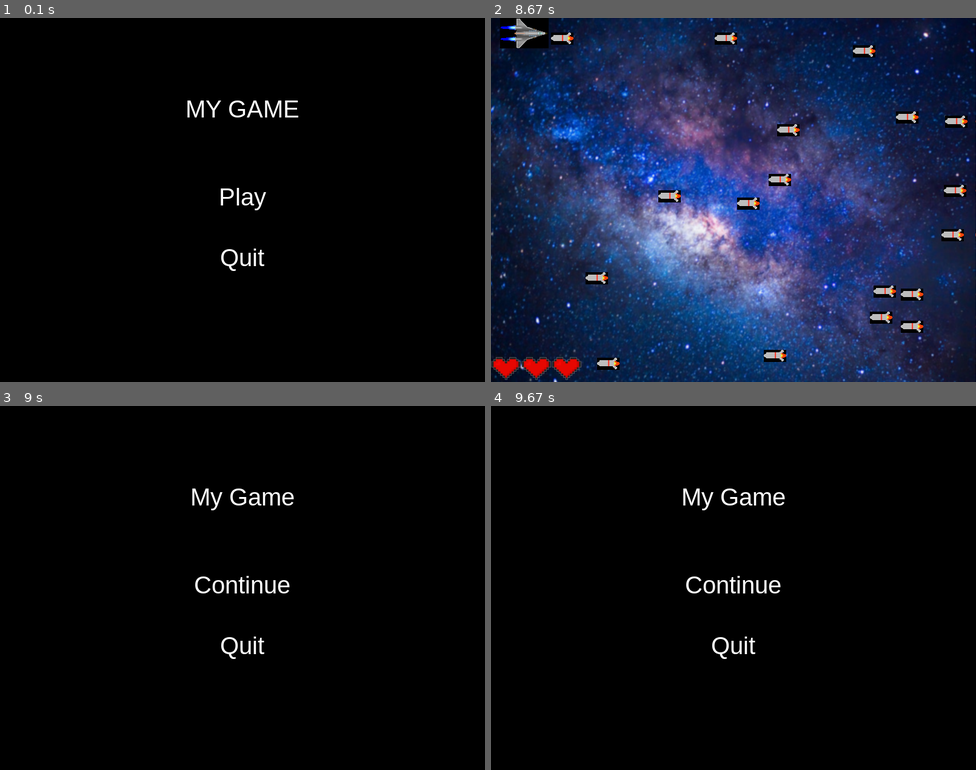
Above: before the commit, frames 1-4 (two rows, left to right).
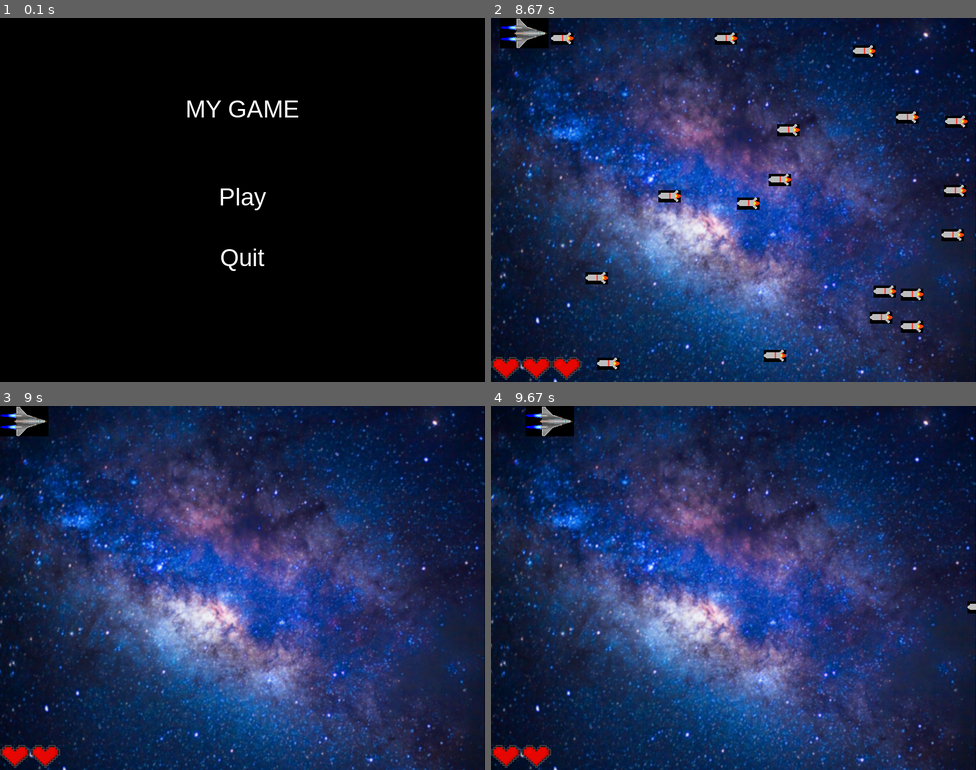
Above: after the commit, the same moments.

Repository: Aimar1109/3.Ebaluazioa
Game: pygame game, started from game.py
Two runs of this game, one before a commit and one after it. Both use one fixed random seed, a clock stepped at 60 frames per second and the inputs below.
Inputs (mouse positions are in pixels of both pictures, inside the frame that each line leads up to):
- Up to frame 1 (0.1 s): no input
- Up to frame 2 (8.67 s): click (733, 200) at 0.38 s; hold Right 0.67-1.13 s; hold Right 1.5-1.97 s; hold Left 2-2.53 s; hold Down 2.57-2.87 s; hold Left 2.9-3.3 s; hold Up 3.33-3.7 s; hold Right 3.73-4.37 s; hold Down 4.4-4.77 s; hold Left 4.8-5.27 s; hold Right 5.3-5.77 s; hold Up 5.8-6.1 s; hold Right 6.13-6.6 s; hold Left 6.63-7.17 s; hold Down 7.2-7.5 s; hold Left 7.53-7.93 s; hold Up 7.97-8.33 s; click (859, 258) at 8.42 s
- Up to frame 3 (9 s): click "Continue" at 8.75 s
- Up to frame 4 (9.67 s): hold Right from 9.03 s (still down)

Frames 1-2 are identical in both runs. In frame 3, 99% of the frame differs, in the area x 0-100%, y 0-100%; in frame 4, 99%.

Commit message:
restart enemies when die

Diff:
--- a/game.py
+++ b/game.py
@@ -1,6 +1,7 @@
 # import the pygame module and the random command
 import pygame
 import random
+import os
 
 # import pygame.locals for easier access to
 # key coordinates.
@@ -129,11 +130,23 @@
 game_state = False
 first = True
 game_over = False
-
-def draw_menu(text):
+score = None
+
+def draw_menu(text, score):
     screen.fill((0, 0, 0))
     font = pygame.font.SysFont('arial', 40)
-    title1 = font.render(text, True, (255, 255, 255))
+
+    if score:
+        title1 = font.render(text, True, (255, 255, 255))
+        screen.blit(title1, (400 - title1.get_width()/2, 100 - title1.get_height()/2))
+
+        score = font.render(f'SCORE: {score}', True, (255, 255, 255))
+        screen.blit(score, (400 - score.get_width()/2, 150 - score.get_height()/2))
+        score = None
+
+    else:
+        title1 = font.render(text, True, (255, 255, 255))
+        screen.blit(title1, (400 - title1.get_width()/2, 150 - title1.get_height()/2))
 
     start_button = font.render('Play', True, (255, 255, 255))
     end_button = font.render('Quit', True, (255, 255, 255))
@@ -141,7 +154,6 @@
     start_button_rect = start_button.get_rect(center=(400, 300))
     end_button_rect = end_button.get_rect(center=(400, 400))
 
-    screen.blit(title1, (400 - title1.get_width()/2, 150 - title1.get_height()/2))
     screen.blit(start_button, (400 - start_button.get_width()/2, 250 + start_button.get_height()/2))
     screen.blit(end_button, (400 - end_button.get_width()/2, 350 + end_button.get_height()/2))
 
@@ -241,10 +253,10 @@
     else:
         if first:
             if game_over:
-               start_button_rect, end_button_rect = draw_menu('GAME OVER')
+               start_button_rect, end_button_rect = draw_menu('GAME OVER', score)
                game_over = False
             else:
-               start_button_rect, end_button_rect = draw_menu('MY GAME')
+               start_button_rect, end_button_rect = draw_menu('MY GAME', score)
 
             for event in pygame.event.get():
                 if event.type == KEYDOWN:
@@ -267,6 +279,9 @@
                 if event.type == pygame.MOUSEBUTTONDOWN:
                     if  start_button_rect.collidepoint(event.pos):
                         player.restart(x, y)
+                        enemies = pygame.sprite.Group()
+                        all_sprites = pygame.sprite.Group()
+                        all_sprites.add(player)
                         game_state = True
                     elif end_button_rect.collidepoint(event.pos):
                         running = False
Binary file added: blast/blast_01.png
Binary file added: blast/blast_02.png
Binary file added: blast/blast_03.png
Binary file added: blast/blast_04.png
Binary file added: blast/blast_05.png
Binary file added: blast/blast_06.png
Binary file added: blast/blast_07.png
Binary file added: blast/blast_08.png
Binary file added: blast/blast_09.png
Binary file added: blast/blast_10.png
Binary file added: blast/blast_11.png
Binary file added: blast/blast_12.png
(and 2 more such lines)
